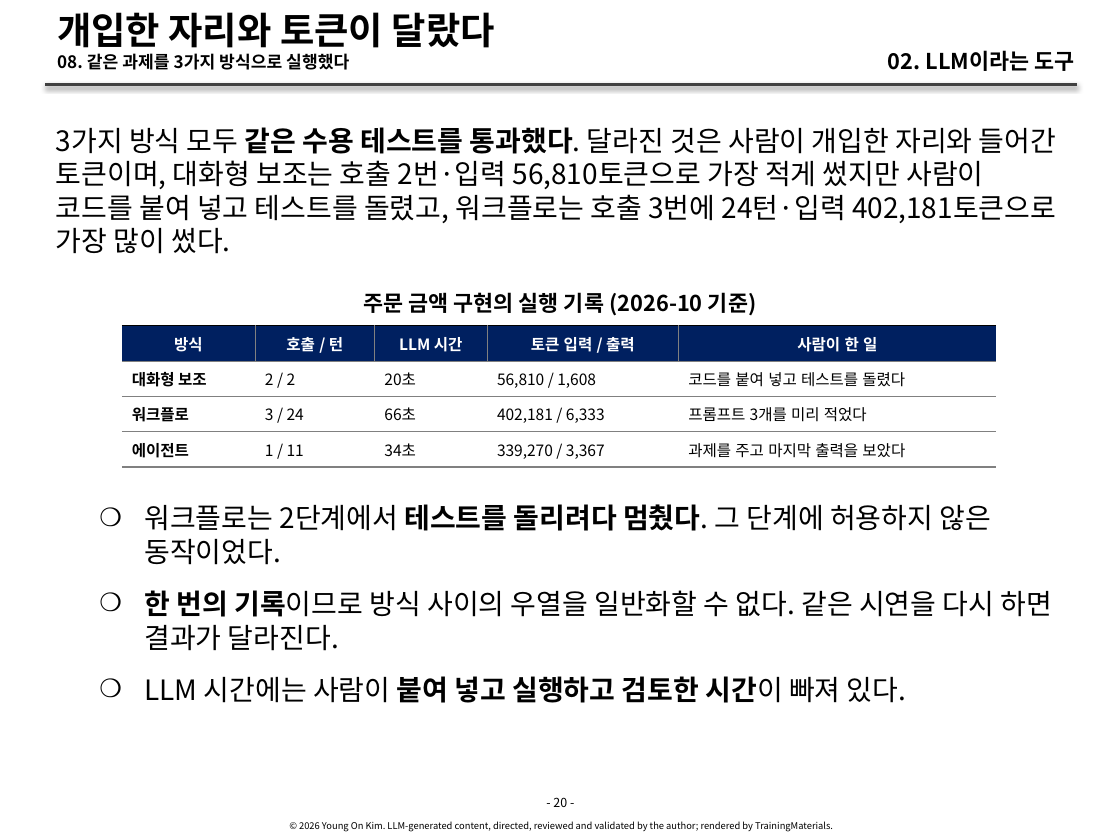
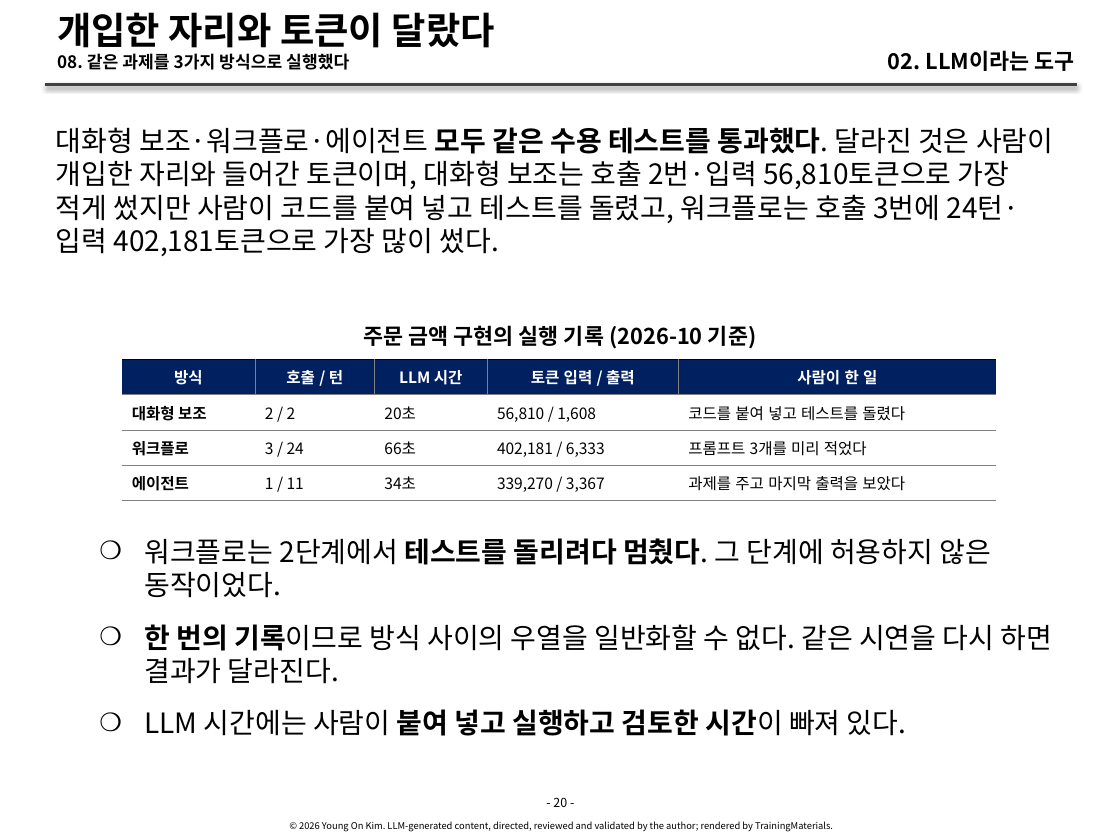
Before and after one commit to YoungSan77/TrainingMaterials, a slide deck: slide 20 of courses/ai-native/sessions/s02.pptx. Drawn at 1120x840 pixels with LibreOffice and Linux fonts; fonts in the diff are those of the drawing. Boxes give left, top, right and bottom in pixels: in the first picture for what was removed or moved away, otherwise in the second. Text is boxed around its words. In the diff, an @@ line names an element or a change of style, - is before the commit and + after.

```diff
--- a/courses/ai-native/sessions/s02.pptx
+++ b/courses/ai-native/sessions/s02.pptx
@@ text at (x1=56, y1=127, x2=1053, y2=256): text changed @@
-3가지 방식 모두 같은 수용 테스트를 통과했다. 달라진 것은 사람이 개입한 자리와 들어간 토큰이며, 대화형 보조는 호출 2번·입력 56,810토큰으로 가장 적게 썼지만 사람이 코드를 붙여 넣고 테스트를 돌렸고, 워크플로는 호출 3번에 24턴·입력 402,181토큰으로 가장 많이 썼다.
+대화형 보조·워크플로·에이전트 모두 같은 수용 테스트를 통과했다. 달라진 것은 사람이 개입한 자리와 들어간 토큰이며, 대화형 보조는 호출 2번·입력 56,810토큰으로 가장 적게 썼지만 사람이 코드를 붙여 넣고 테스트를 돌렸고, 워크플로는 호출 3번에 24턴·입력 402,181토큰으로 가장 많이 썼다.
@@ 2 texts, 1 table moved together from (x1=122, y1=292, x2=1052, y2=703) to (x1=122, y1=325, x2=1052, y2=736) @@
```
Also in this commit, not shown: 14 other slides changed, 1 slide added, 4 other files.
